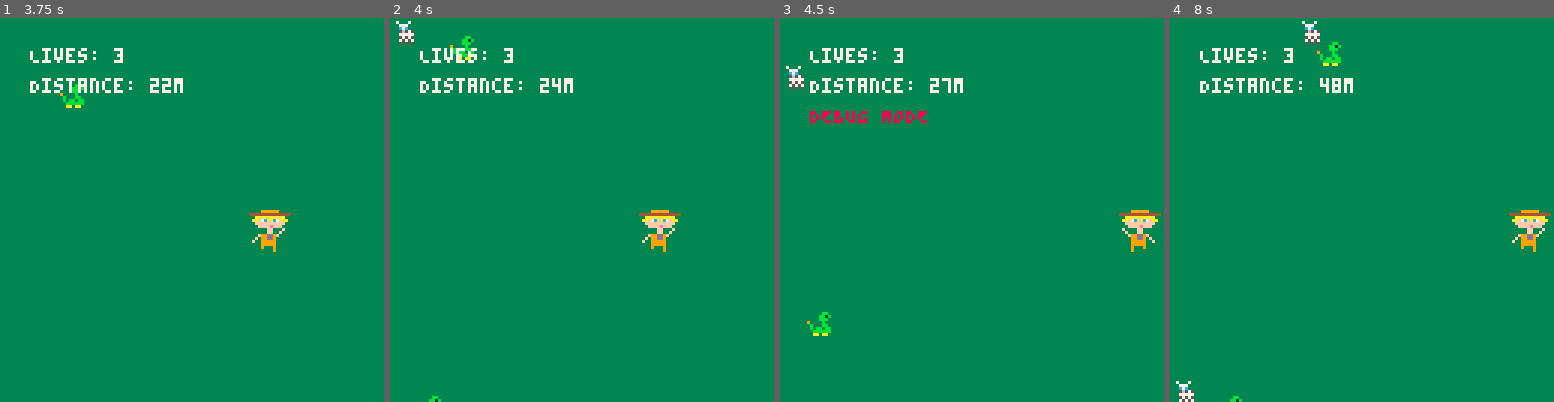
Above: before the commit, frames 1-4 (left to right).
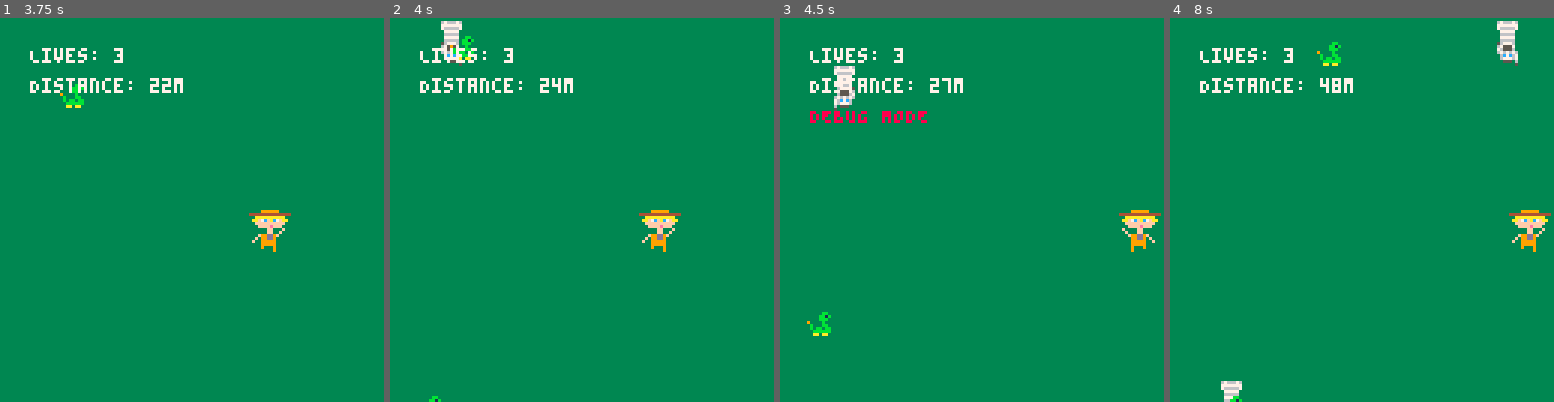
Above: after the commit, the same moments.

Repository: lorr94/ZOO-KEEPER-PICO-8-Game
Game: PICO-8 cartridge zoo_keeper.p8
Two runs of this game, one before a commit and one after it. Both use one fixed random seed, a clock stepped at 60 frames per second and the inputs below.
Inputs:
- Up to frame 1 (3.75 s): tap X (X key) at 0.33, 1.07, 1.85, 2.97 s; hold Right 1.6-2.1 s; hold Right 2.47-3.03 s; hold Left 3.08-3.58 s
- Up to frame 2 (4 s): no input
- Up to frame 3 (4.5 s): hold Right from 4.02 s (still down); tap X (X key) at 4.08 s
- Up to frame 4 (8 s): release Right at 4.68 s; hold Left 5.08-5.68 s; tap X (X key) at 5.2, 6.32, 7.43 s; hold Right 6.08-6.58 s; hold Right 6.63-7.13 s; hold Right from 7.5 s (still down)

Frame 1 is identical in both runs. In frame 2, 0.6% of the frame differs, in the area x 1-19%, y 0-13%; in frame 3, 0.6%; in frame 4, 1.1%, in the area x 1-91%, y 0-100%.

Commit message:
Persistence issue + statement of originality

Diff:
--- a/zoo_keeper.p8
+++ b/zoo_keeper.p8
@@ -38,6 +38,7 @@
 local max_increments = 5
 
 local intensityTrigger = 200
+local just_restarted = false
 
 -- Game setup function
 function _init()
@@ -46,7 +47,6 @@
     printh("Boot zoo_keeper.")
 end
 
--- Draw function (called every frame)
 -- Draw function (called every frame)
 function _draw()
     -- Draw background
@@ -103,10 +103,18 @@
     end
 end
 
--- Function to update animal positions (modified to move slowly downward)
 function updateanimals()
     for _, animal in pairs(animals) do
+
+        printh("animal before speed: "..animal.y)
         animal.y = animal.y + animalspeed  -- Move animals down slowly
+        printh("animal after speed: "..animal.y)
+        -- Animate animal
+        animal.framecount = (animal.framecount + 1)
+        if animal.framecount >= animal.framedelay then
+            animal.framecount = 0
+            animal.animphase = not animal.animphase  -- Toggle animation phase
+        end
 
         -- Remove off-screen animals
         if (animal.y > 135) then
@@ -129,9 +137,12 @@
 -- Function to draw entities
 function drawentities()
     -- Draw animals, collectibles, and obstacles
-    -- You may want to use different sprite numbers or draw custom sprites
     for _, animal in pairs(animals) do
-        spr(41, animal.x, animal.y)  -- Placeholder sprite for animals (using sprite index 41)
+        local sprites = animal.animphase and animal.sprites1 or animal.sprites2
+        spr(sprites[1], animal.x, animal.y)
+        spr(sprites[2], animal.x + 8, animal.y)
+        spr(sprites[3], animal.x, animal.y + 8)
+        spr(sprites[4], animal.x + 8, animal.y + 8)
     end
 
     for _, collectible in pairs(collectibles) do
@@ -169,7 +180,15 @@
     -- Check if it's time to spawn a new animal and if the maximum limit is not reached
     if (animalspawntimer <= 0 and #animals < maxanimals) then
         -- Spawn animal at a random x position at the top of the screen
-        local newanimal = { x = flr(rnd(120)), y = 0 }
+        local newanimal = {
+            x = flr(rnd(120)),
+            y = 0,
+            sprites1 = {44, 45, 60, 61}, -- First set of sprites
+            sprites2 = {46, 47, 62, 63}, -- Second set of sprites
+            animphase = false, -- Animation phase to toggle between sets
+            framecount = 0,
+            framedelay = 5 -- Adjust as needed for animation speed
+        }
         add(animals, newanimal)
 
         -- Reset the spawn timer
@@ -210,21 +229,22 @@
         -- Increment distance traveled
         distance_traveled = distance_traveled + 1
 
-        -- Increment speed and spawn rate every 1000 meters
-        if distance_traveled == intensityTrigger and increment_count < max_increments then
-            increment_count = increment_count + 1
-            animalspeed = animalspeed + 0.5
-            obstaclespeed = obstaclespeed + 0.5
-            animalspawnrate = max(animalspawnrate - 10, 30)
-            obstaclespawnrate = max(obstaclespawnrate - 10, 30)
-            maxanimals = maxanimals + 1
-            intensityTrigger = intensityTrigger * 2
-        end
+
     end
 end
 
 -- Function to restart the game
 function restart_game()
+    distance_traveled = 0
+    healthpoweruptimer = healthpoweruprate
+    obstaclespawntimer = obstaclespawnrate
+    animalspawntimer = animalspawnrate
+    maxanimals = 5
+    animalspeed = 1
+    obstaclespeed = 2
+    restart_countdown = 0
+    increment_count = 0
+    intensityTrigger = 200
     player.x = 64
     player.y = 64
     player.lives = 3
@@ -235,38 +255,19 @@
     player.framecount = 0
     player.spriteheadindex = 1
     player.spritebodyindex = 17
-
     animals = {}
     collectibles = {}
     obstacles = {}
     powerups = {}
-
-    obstaclespawntimer = obstaclespawnrate
-    animalspawntimer = animalspawnrate
-    healthpoweruptimer = healthpoweruprate
-
-    restart_countdown = 0
-
-    -- Reset distance and increment counts
-    distance_traveled = 0
-    increment_count = 0
-
-    local distance_traveled = 0
-    local increment_count = 0
-    local max_increments = 5
-
-    local intensityTrigger = 200
-
-    local obstaclespawnrate = 60  -- number of frames between obstacle spawns
-    local obstaclespawntimer = obstaclespawnrate
-    local animalspawnrate = 120    -- number of frames between animal spawns
-    local animalspawntimer = animalspawnrate
-    local maxanimals = 5  -- maximum number of animals
+    just_restarted = true  -- Indicate that the game has just been restarted
+
+    printh("distance reset to " .. distance_traveled)
+    printh("animal speed reset to " .. animalspeed)
+    printh("obstacle speed reset to " .. obstaclespeed)
 end
 
 -->8
 -- code block 1
-
 
 -- Update function (called every frame)
 function _update()
@@ -325,6 +325,22 @@
             player.flicker_timer = 0
         end
     end
+
+    -- Increment speed and spawn rate every 1000 meters
+    if distance_traveled == intensityTrigger and increment_count < max_increments then
+        if not just_restarted then  -- Only increment if the game hasn't just been restarted
+            increment_count = increment_count + 1
+            animalspeed = animalspeed + 0.5
+            obstaclespeed = obstaclespeed + 0.5
+            animalspawnrate = max(animalspawnrate - 10, 30)
+            obstaclespawnrate = max(obstaclespawnrate - 10, 30)
+            maxanimals = maxanimals + 1
+            intensityTrigger = intensityTrigger * 2
+        end
+    end
+
+    -- Reset the just_restarted flag after the first frame
+    just_restarted = false
 end
 
 -- Function to check collisions
@@ -410,10 +428,10 @@
 00000000000000000900000000000900000000000000000000000000000000000000000000000000000000000000000000000000000000000000000000000000
 00000000000000000000000000000000000000000000000000000000000000000000000000000000000000000000000000000000000000000000000000000000
 00000000000000000000000000000000000000000000000000000000000000000000000000000000000000000000000000000000000000000000000000000000
-0000000000999900009999000000000000000000000000000000000000aaaaa000000bb007000700000000000000000000000776667000000000776667000000
-00000000444444444444444400000000000000000000000000000000099999990000bb1b00777000000000000000000000007077777000000007077777000000
-000000000fc77cf00fc77cf0000000000000000000000000000000000047cfc00000bbb000c7c000000000000000000000070066666000000070066666000000
-0000000000ffff0000ffff000000000000000000000000000000000000fff4f090000b0000565750000000000000000000500077777000000500077777000000
+0000000000999900009999000000000000000000000000000000000000aaaaa000000bb007000700000000000000000000000676667600000000676667600000
+00000000444444444444444400000000000000000000000000000000099999990000bb1b00777000000000000000000000000777777700000000777777700000
+000000000fc77cf00fc77cf0000000000000000000000000000000000047cfc00000bbb000c7c000000000000000000000000766666700000000766666700000
+0000000000ffff0000ffff000000000000000000000000000000000000fff4f090000b0000565750000000000000000000000077777000000000077777000000
 00000000f00ff000000ff00f00000000000000000000000000000000000ff0000b000bb000777770000000000000000000000066666000000000066666000000
 000000000f9449f00f9449f000000000000000000000000000000000009ff9000b0bb0bb00575750000000000000000000000077777000000000077777000000
 000000000099990ff0999900000000000000000000000000000000000f0990f000bbbbbb00757570000000000000000000000066666000000000066666000000
Not shown, added: statement of originality.txt
